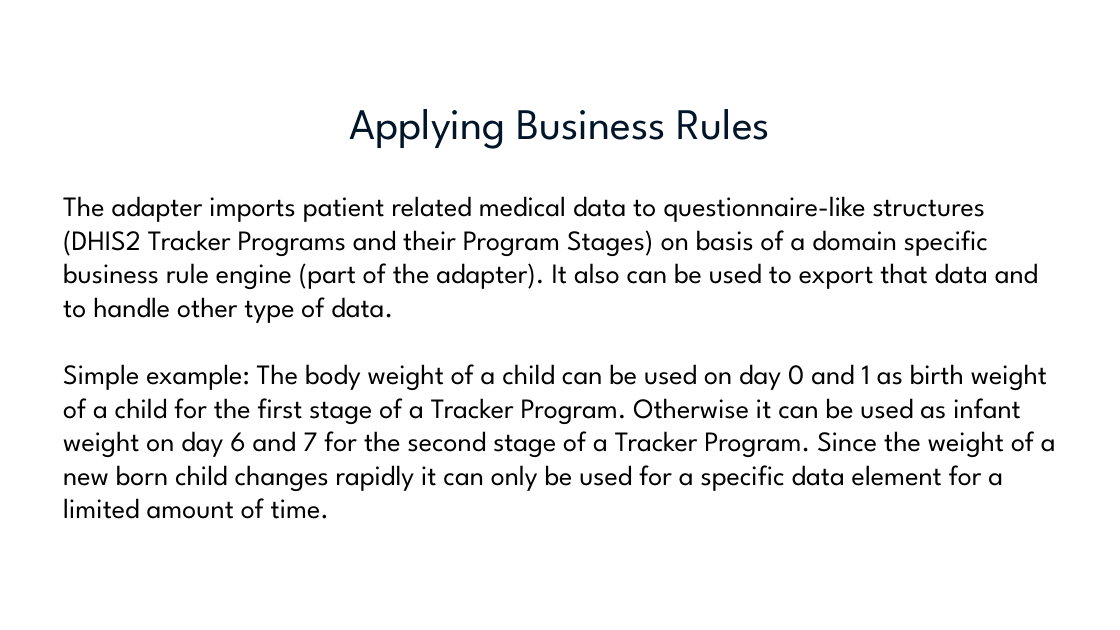
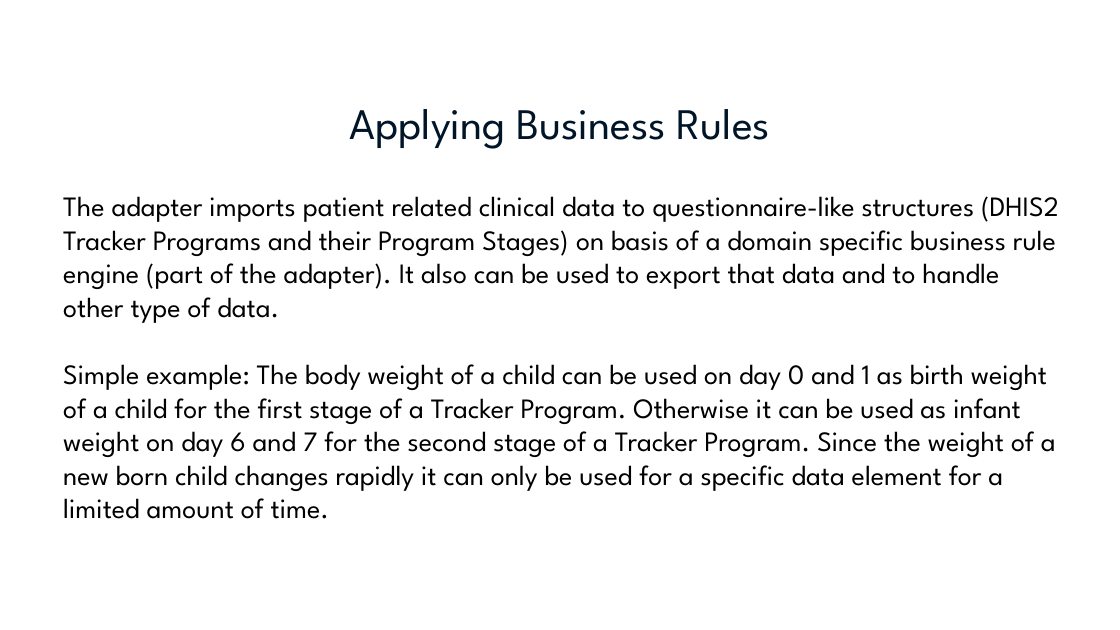
Before and after one commit to dhis2/dhis2-fhir-adapter, a slide deck: slide 7 of docs/DHIS_2_FHIR_Adapter_-_An_Overview.pptx. Drawn at 1120x630 pixels with LibreOffice and Linux fonts; fonts in the diff are those of the drawing; background and template pictures are left out. Boxes give left, top, right and bottom in pixels: in the first picture for what was removed or moved away, otherwise in the second. Text is boxed around its words. In the diff, an @@ line names an element or a change of style, - is before the commit and + after.

Commit message:
Update of high level architecture description. (starting with FHIR interfaces only will be next step)

```diff
--- a/docs/DHIS_2_FHIR_Adapter_-_An_Overview.pptx
+++ b/docs/DHIS_2_FHIR_Adapter_-_An_Overview.pptx
@@ text at (63, 196, 1059, 323): text changed @@
-The adapter imports patient related medical data to questionnaire-like structures (DHIS2 Tracker Programs and their Program Stages) on basis of a domain specific business rule engine (part of the adapter). It also can be used to export that data and to handle other type of data.
+The adapter imports patient related clinical data to questionnaire-like structures (DHIS2 Tracker Programs and their Program Stages) on basis of a domain specific business rule engine (part of the adapter). It also can be used to export that data and to handle other type of data.
```
